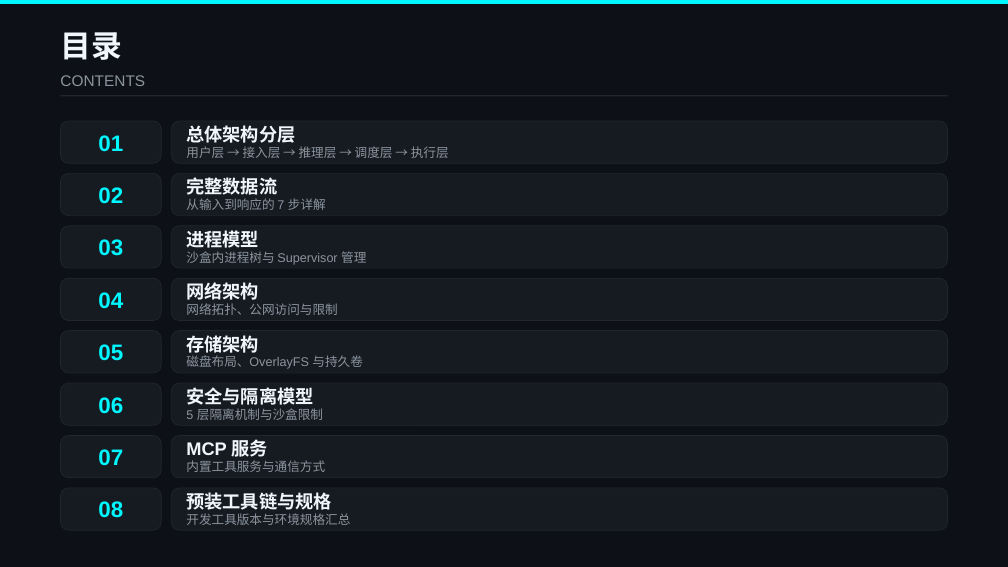
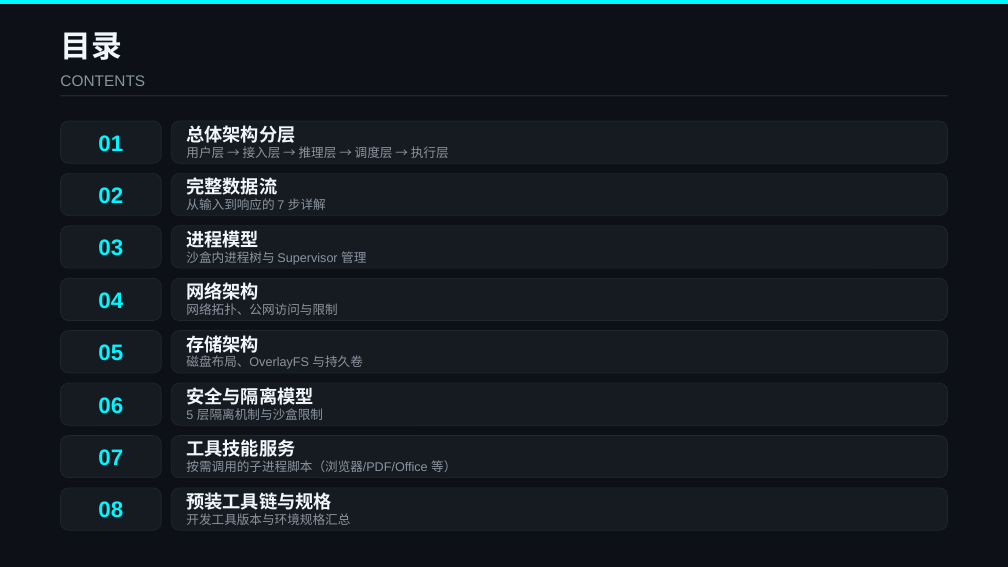
Before and after one commit to yzbx1379/yzbx1379, a slide deck: slide 2 of 对话数据流架构.pptx. Drawn at 1008x567 pixels with LibreOffice and Linux fonts; fonts in the diff are those of the drawing. Boxes give left, top, right and bottom in pixels: in the first picture for what was removed or moved away, otherwise in the second. Text is boxed around its words. In the diff, an @@ line names an element or a change of style, - is before the commit and + after.

```diff
--- a/对话数据流架构.pptx
+++ b/对话数据流架构.pptx
@@ text at box(186, 439, 295, 461): text changed @@
-MCP 服务
+工具技能服务
@@ text at box(186, 460, 456, 472): text changed @@
-内置工具服务与通信方式
+按需调用的子进程脚本（浏览器/PDF/Office 等）
```
Also in this commit, not shown: 2 other slides changed, 2 other files.
